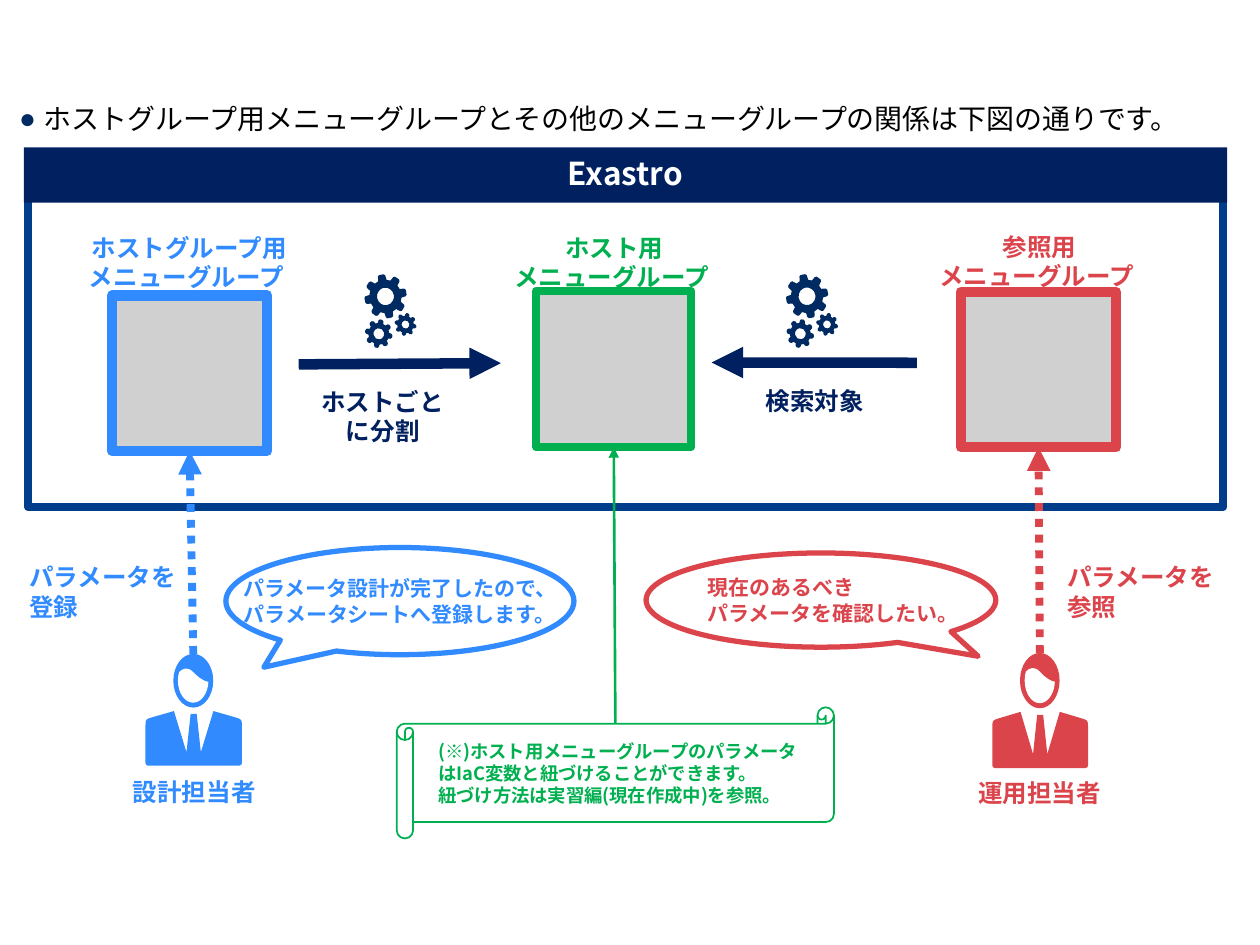
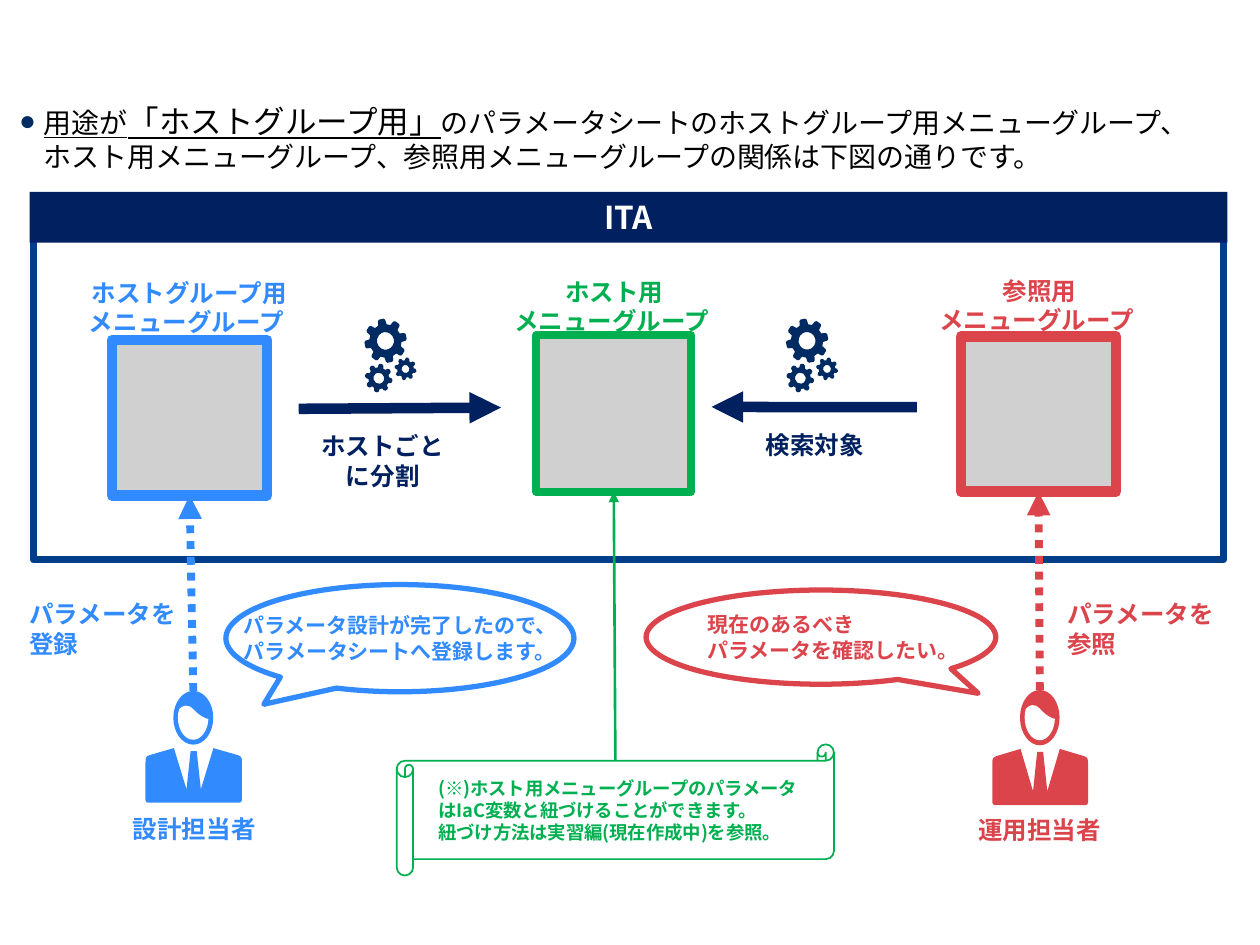
Before and after one commit to exastro-suite/it-automation-docs, a slide deck: slide 22 of asset/Learn_ja/ITA-hg-ps_classroom_lecture_ja.pptx (slide 21 before the commit). Drawn at 1260x945 pixels with LibreOffice and Linux fonts; fonts in the diff are those of the drawing; grey boxes stand for pictures; background and template pictures are left out. Boxes give left, top, right and bottom in pixels: in the first picture for what was removed or moved away, otherwise in the second. Text is boxed around its words. In the diff, an @@ line names an element or a change of style, - is before the commit and + after.

```diff
--- a/asset/Learn_ja/ITA-hg-ps_classroom_lecture_ja.pptx
+++ b/asset/Learn_ja/ITA-hg-ps_classroom_lecture_ja.pptx
@@ text at (44, 106, 1189, 170): text changed @@
-● ホストグループ用メニューグループとその他のメニューグループの関係は下図の通りです。
+● 用途が「ホストグループ用」のパラメータシートのホストグループ用メニューグループ、
+  ホスト用メニューグループ、参照用メニューグループの関係は下図の通りです。
@@ rectangle "ITA": place and size @@
-rectangle "ITA" at (24, 147, 1227, 203)
+rectangle "ITA" at (29, 192, 1227, 242)
@@ text in rectangle at (604, 205, 653, 229): text changed @@
-Exastro
+ITA
@@ rectangle: place and size @@
-rectangle at (28, 176, 1223, 507)
+rectangle at (34, 229, 1223, 559)
@@ 5 texts, 3 pictures, 3 rectangles, 2 freeform shapes, 2 arrows: place and size @@
-5 texts, 3 pictures, 3 rectangles, 2 freeform shapes, 2 arrows at (89, 235, 1134, 451)
+5 texts, 3 pictures, 3 rectangles, 2 freeform shapes, 2 arrows at (89, 279, 1134, 495)
@@ arrow moved from (193, 654) - (189, 451) to (193, 690) - (189, 495) @@
@@ arrow moved from (615, 723) - (614, 447) to (615, 761) - (614, 491) @@
@@ arrow moved from (1040, 653) - (1038, 447) to (1040, 690) - (1038, 491) @@
@@ 4 texts, 4 freeform shapes, 2 speech bubbles: place and size @@
-4 texts, 4 freeform shapes, 2 speech bubbles at (29, 548, 1213, 804)
+4 texts, 4 freeform shapes, 2 speech bubbles at (29, 585, 1213, 841)
@@ horizontal scroll: place and size @@
-horizontal scroll at (397, 707, 834, 838)
+horizontal scroll at (397, 745, 834, 876)
@@ text "(※)ホスト用メニューグループのパラメータはIaC変数と紐づけることができます。": place and size @@
-text "(※)ホスト用メニューグループのパラメータはIaC変数と紐づけることができます。" at (438, 742, 797, 806)
+text "(※)ホスト用メニューグループのパラメータはIaC変数と紐づけることができます。" at (438, 779, 797, 843)
```
Also in this commit, not shown: 24 other slides changed, 1 slide added, 1 other file.
